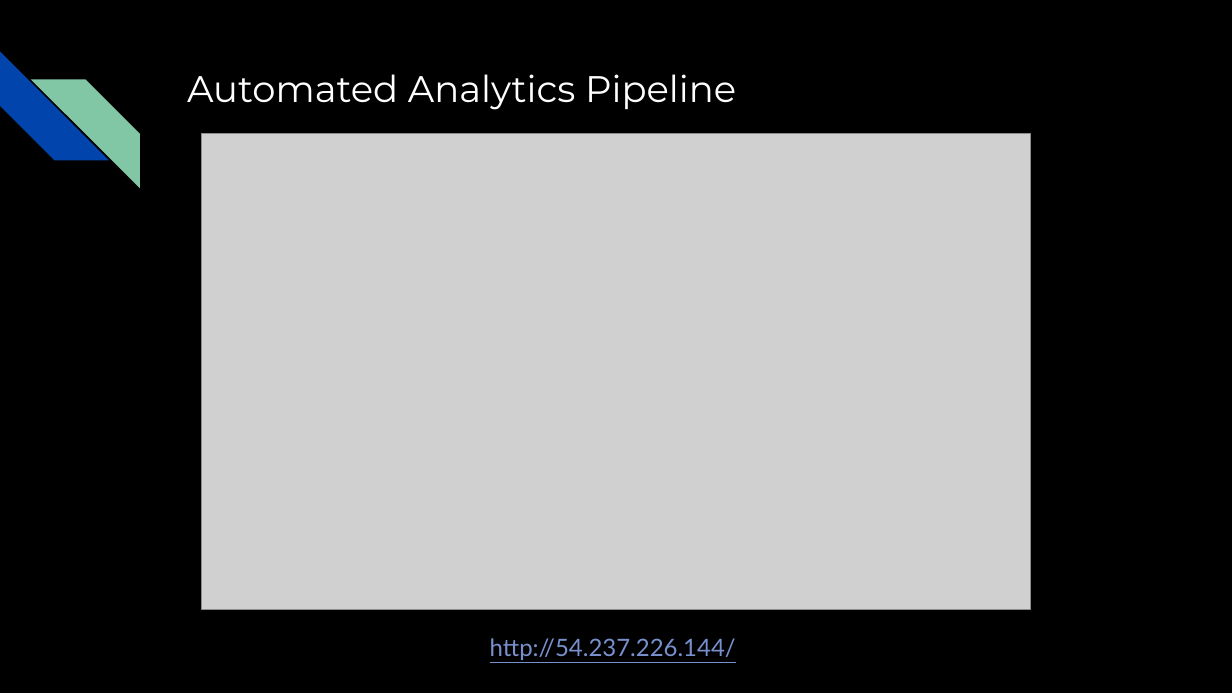
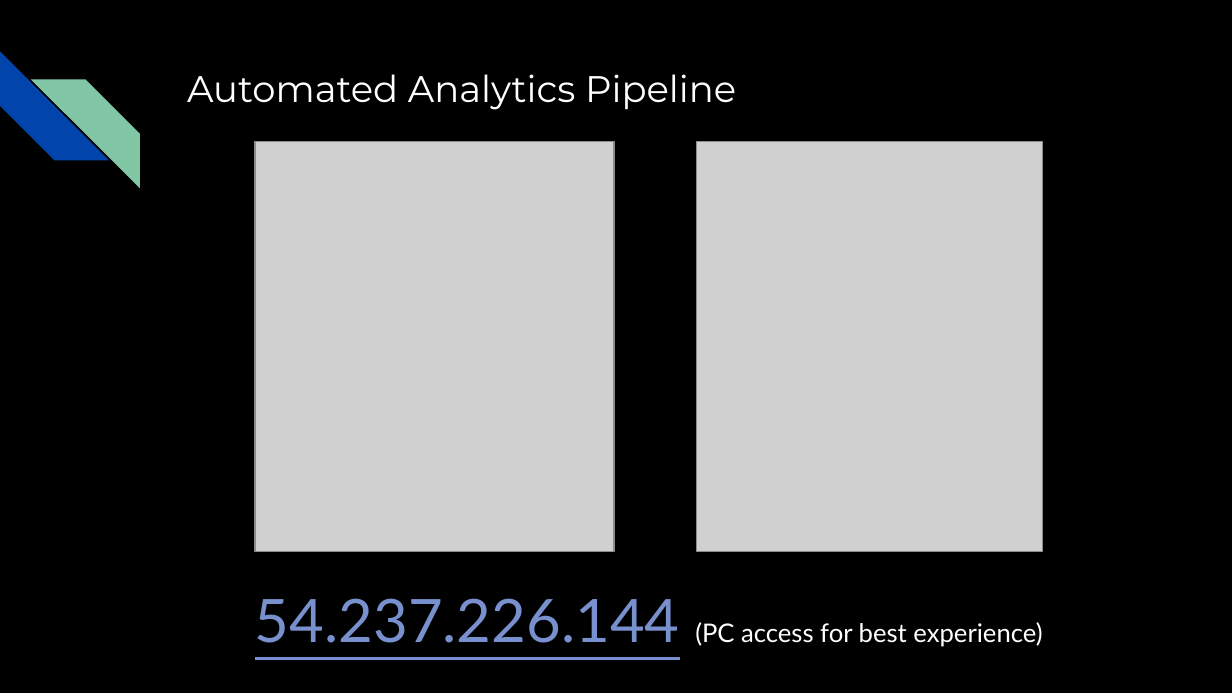
Before and after one commit to AGA-Datathon-2023/Dataminers, a slide deck: slide 20 of AGA Datathon 2023.pptx (slide 17 before the commit). Drawn at 1232x693 pixels with LibreOffice and Linux fonts; fonts in the diff are those of the drawing; grey boxes stand for pictures. Boxes give left, top, right and bottom in pixels: in the first picture for what was removed or moved away, otherwise in the second. Text is boxed around its words. In the diff, an @@ line names an element or a change of style, - is before the commit and + after.

```diff
--- a/AGA Datathon 2023.pptx
+++ b/AGA Datathon 2023.pptx
@@ picture removed at [201, 133, 1030, 609] @@
@@ picture added at [255, 142, 614, 551] @@
@@ picture added at [696, 142, 1042, 551] @@
@@ text at [255, 598, 1042, 647]: text changed; size 14 to 15 pt; text colour #7890CD to #FFFFFF @@
-http://54.237.226.144/
+54.237.226.144 (PC access for best experience)
```
Also in this commit, not shown: 7 other slides changed, 5 slides added, 2 slides removed.
